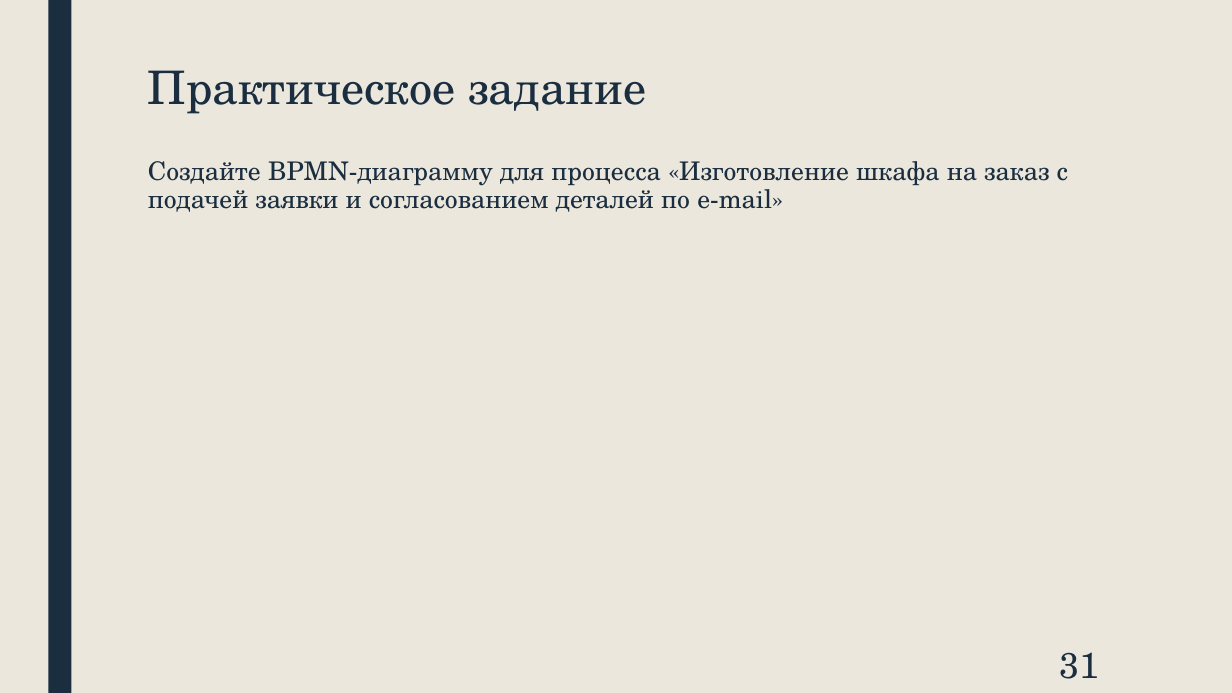
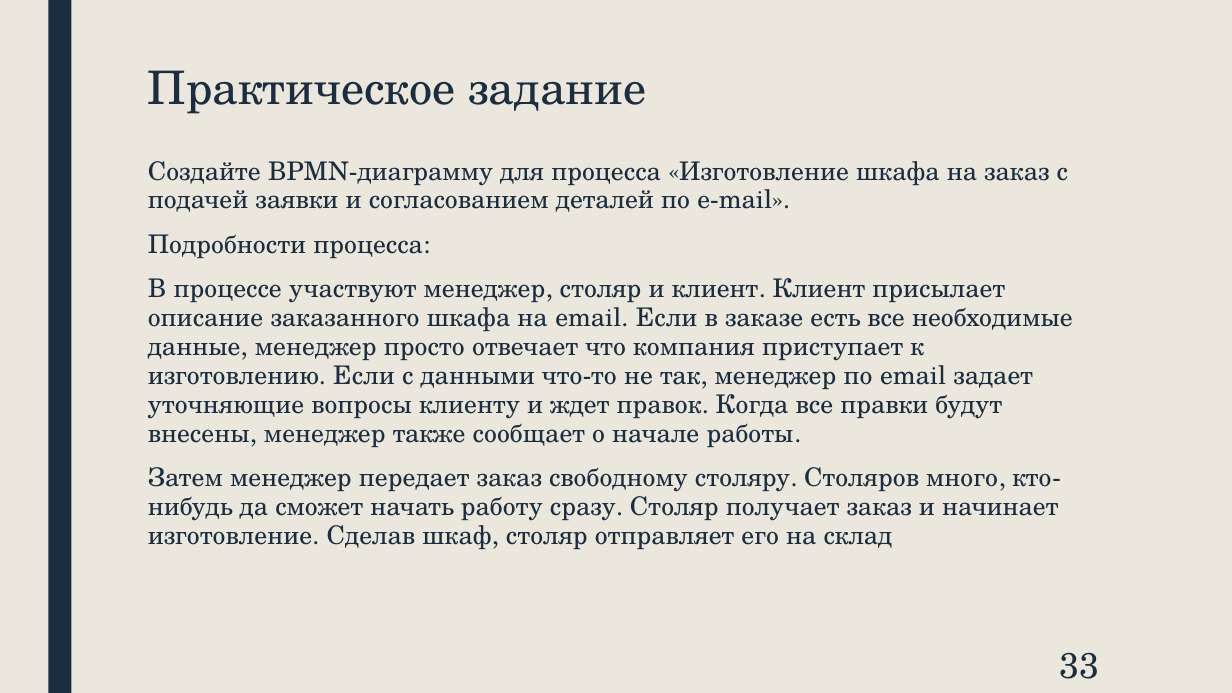
Before and after one commit to jecsonM/TRPO4course-, a slide deck: slide 33 of Диск/Лекции/Лекция4.pptx (slide 31 before the commit). Drawn at 1232x693 pixels with LibreOffice and Linux fonts; fonts in the diff are those of the drawing. Boxes give left, top, right and bottom in pixels: in the first picture for what was removed or moved away, otherwise in the second. Text is boxed around its words. In the diff, an @@ line names an element or a change of style, - is before the commit and + after.

```diff
--- a/Диск/Лекции/Лекция4.pptx
+++ b/Диск/Лекции/Лекция4.pptx
@@ text at bbox=[148, 161, 1073, 549]: text changed @@
-Создайте BPMN-диаграмму для процесса «Изготовление шкафа на заказ с подачей заявки и согласованием деталей по e-mail»
+Создайте BPMN-диаграмму для процесса «Изготовление шкафа на заказ с подачей заявки и согласованием деталей по e-mail».
+Подробности процесса:
+В процессе участвуют менеджер, столяр и клиент. Клиент присылает описание заказанного шкафа на email. Если в заказе есть все необходимые данные, менеджер просто отвечает что компания приступает к изготовлению. Если с данными что-то не так, менеджер по email задает уточняющие вопросы клиенту и ждет правок. Когда все правки будут внесены, менеджер также сообщает о начале работы.
+Затем менеджер передает заказ свободному столяру. Столяров много, кто-нибудь да сможет начать работу сразу. Столяр получает заказ и начинает изготовление. Сделав шкаф, столяр отправляет его на склад
@@ page number at bbox=[1060, 652, 1100, 679]: text changed @@
-31
+33
```
Also in this commit, not shown: 1 other slide changed, 2 slides added, 38 other files.
